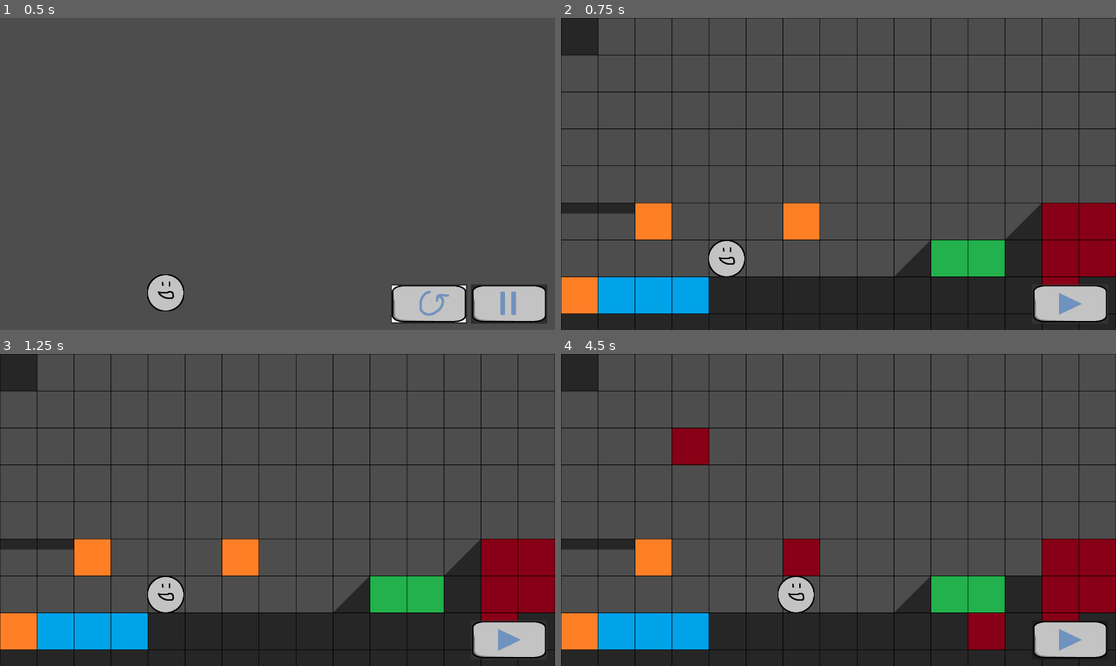
Above: before the commit, frames 1-4 (two rows, left to right).
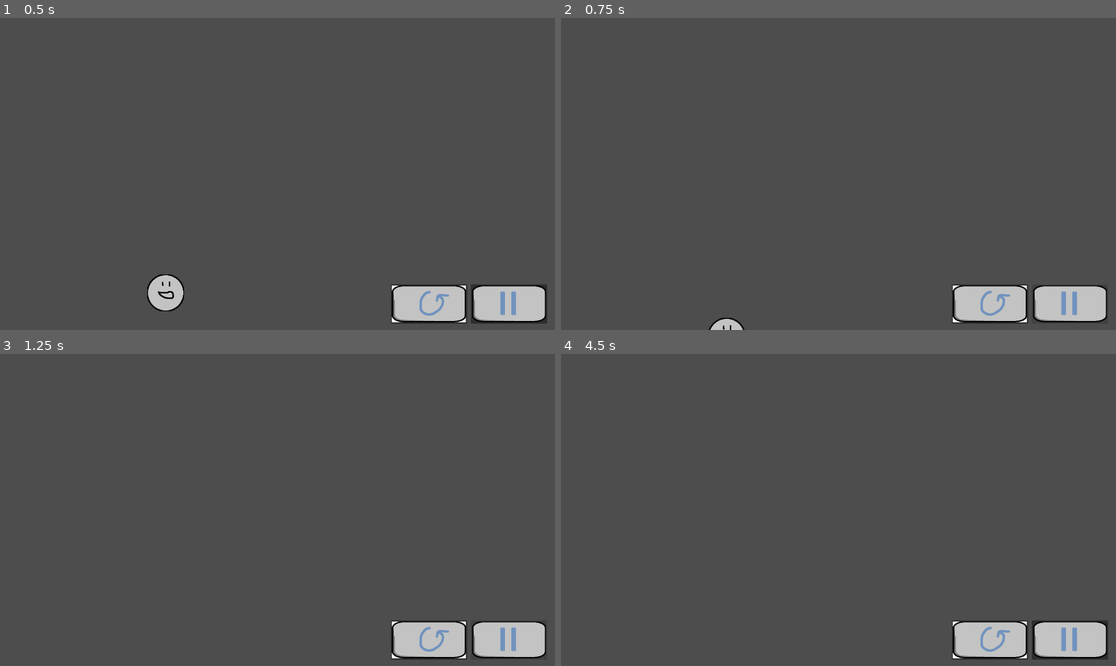
Above: after the commit, the same moments.

Repository: superwhack/levelsmith-platformer
Game: Godot game, scene res://Scenes/PlayScene.tscn
Two runs of this game, one before a commit and one after it. Both use one fixed random seed, a clock stepped at 60 frames per second and the inputs below. This scene is started directly instead of the project's main scene.
Inputs (mouse positions are in pixels of both pictures, inside the frame that each line leads up to):
- Up to frame 1 (0.5 s): no input
- Up to frame 2 (0.75 s): click (1071, 305) at 0.5 s
- Up to frame 3 (1.25 s): no input
- Up to frame 4 (4.5 s): click (1071, 641) at 1.27 s; click (988, 641) at 2.02 s; tap Enter at 2.75 s; move the mouse to (810, 572) at 2.77 s; press the mouse at (810, 572) at 2.78 s; hold Right (right) 2.78-4.28 s; tap Space (jump) at 3.02, 3.77 s; move the mouse to (1005, 556) at 3.52 s; release the mouse at (1005, 556) at 3.53 s; right-click (1005, 556) at 3.6 s; move the mouse to (672, 463) at 4.27 s; press the mouse at (672, 463) at 4.28 s; hold Left (left) from 4.28 s (still down)

Frame 1 is identical in both runs. In frame 2, 28% of the frame differs, in the area x 0-100%, y 0-100%; in frame 3, 28%; in frame 4, 29%.
Error after the commit: Invalid access to property or key 'position' on a base object of type 'Nil'. (res://Scripts/GameManager.gd:32)

Commit message:
Created states as scenes, implemented transitions accordingly

Diff:
--- a/levelsmith-platformer/Scenes/EditingState.tscn
+++ b/levelsmith-platformer/Scenes/EditingState.tscn
@@ -1,14 +1,16 @@
-[gd_scene format=4 uid="uid://caq0xpjy4ivf0"]
+[gd_scene format=4 uid="uid://dgg6vutiewgw2"]
 
 [ext_resource type="Script" uid="uid://j3321yekjhij" path="res://Scripts/EditorManager.gd" id="1_3goer"]
-[ext_resource type="Texture2D" uid="uid://bb7ntbfefykop" path="res://Assets/Sprites/Tiles/Solid.png" id="2_coe6j"]
-[ext_resource type="Texture2D" uid="uid://wm003qlxb4yh" path="res://Assets/Sprites/Tiles/Death.png" id="3_73dr1"]
-[ext_resource type="Texture2D" uid="uid://0ytag227enwn" path="res://Assets/Sprites/Tiles/Ice.png" id="4_l8xcd"]
-[ext_resource type="Texture2D" uid="uid://dmxmkfoute7gj" path="res://Assets/Sprites/Tiles/OneWay.png" id="5_0tui6"]
+[ext_resource type="Texture2D" uid="uid://bb7ntbfefykop" path="res://Assets/Sprites/Tiles/solid.png" id="2_coe6j"]
+[ext_resource type="Texture2D" uid="uid://wm003qlxb4yh" path="res://Assets/Sprites/Tiles/death.png" id="3_73dr1"]
+[ext_resource type="Texture2D" uid="uid://0ytag227enwn" path="res://Assets/Sprites/Tiles/ice.png" id="4_l8xcd"]
+[ext_resource type="Texture2D" uid="uid://dmxmkfoute7gj" path="res://Assets/Sprites/Tiles/oneway.png" id="5_0tui6"]
 [ext_resource type="Texture2D" uid="uid://6bkm68b4v1w3" path="res://Assets/Sprites/Tiles/Sticky.png" id="6_wnpog"]
-[ext_resource type="Texture2D" uid="uid://cw3was5c5db7p" path="res://Assets/Sprites/Tiles/Bounce.png" id="7_qlwba"]
-[ext_resource type="Texture2D" uid="uid://dhaaqxr1wx2qb" path="res://Assets/Sprites/Tiles/Slope.png" id="8_g86xp"]
+[ext_resource type="Texture2D" uid="uid://cw3was5c5db7p" path="res://Assets/Sprites/Tiles/bounce.png" id="7_qlwba"]
+[ext_resource type="Texture2D" uid="uid://dhaaqxr1wx2qb" path="res://Assets/Sprites/Tiles/slope.png" id="8_g86xp"]
 [ext_resource type="Texture2D" uid="uid://cwhg3tjyytxee" path="res://Assets/Sprites/Tiles/GridLine.png" id="9_2u2e6"]
+[ext_resource type="Texture2D" uid="uid://4a45jwvowkli" path="res://Assets/Sprites/UI/play.png" id="10_njgpr"]
+[ext_resource type="Script" uid="uid://kl326f6vn6r8" path="res://Scripts/SceneSwap.gd" id="11_klveo"]
 
 [sub_resource type="TileSetAtlasSource" id="TileSetAtlasSource_rjqkl"]
 texture = ExtResource("2_coe6j")
@@ -135,3 +137,12 @@
 
 [node name="PreviewTile" type="TileMapLayer" parent="." unique_id=1302011485]
 tile_set = SubResource("TileSet_d2bti")
+
+[node name="PlayButton" type="Button" parent="." unique_id=745550610]
+offset_left = 1629.0
+offset_top = 922.0
+offset_right = 1893.0
+offset_bottom = 1058.0
+action_mode = 0
+icon = ExtResource("10_njgpr")
+script = ExtResource("11_klveo")
--- /dev/null
+++ b/levelsmith-platformer/Scenes/MasterManager.tscn
@@ -0,0 +1,21 @@
+[gd_scene format=3 uid="uid://bm5w14jlbl37k"]
+
+[ext_resource type="Script" uid="uid://bl06idiv62yg6" path="res://Scripts/MasterManager.gd" id="1_3ngsi"]
+[ext_resource type="PackedScene" uid="uid://dgg6vutiewgw2" path="res://Scenes/EditingState.tscn" id="2_430ed"]
+[ext_resource type="PackedScene" uid="uid://dtt02avvdvee" path="res://Scenes/PlayState.tscn" id="3_knx5t"]
+
+[node name="MasterManager" type="Node2D" unique_id=629421629 node_paths=PackedStringArray("editorManager", "gameManager")]
+script = ExtResource("1_3ngsi")
+editorManager = NodePath("EditorManager")
+gameManager = NodePath("GameManager")
+
+[node name="EditorManager" parent="." unique_id=2045534837 instance=ExtResource("2_430ed")]
+
+[node name="GameManager" parent="." unique_id=344859815 instance=ExtResource("3_knx5t")]
+visible = false
+
+[connection signal="pressed" from="EditorManager/PlayButton" to="." method="play"]
+[connection signal="pressed" from="GameManager/PauseButton" to="." method="edit"]
+
+[editable path="EditorManager"]
+[editable path="GameManager"]
--- /dev/null
+++ b/levelsmith-platformer/Scenes/PlayState.tscn
@@ -0,0 +1,45 @@
+[gd_scene format=3 uid="uid://dtt02avvdvee"]
+
+[ext_resource type="Script" uid="uid://8q4evvrox3yi" path="res://Scripts/GameManager.gd" id="1_habuo"]
+[ext_resource type="Texture2D" uid="uid://bhcwugkxroj6k" path="res://Assets/Sprites/UI/pause.png" id="2_ym18m"]
+[ext_resource type="Script" uid="uid://kl326f6vn6r8" path="res://Scripts/SceneSwap.gd" id="3_4i4ea"]
+[ext_resource type="Texture2D" uid="uid://vxojf41vtsbg" path="res://Assets/Sprites/UI/reset.png" id="4_x53pn"]
+[ext_resource type="Script" uid="uid://d11oqcc1xaqai" path="res://Scripts/Player.gd" id="5_o46cv"]
+[ext_resource type="Texture2D" uid="uid://dglp6ibcolk70" path="res://Assets/Sprites/Entities/dude.png" id="6_4pdbi"]
+
+[sub_resource type="CircleShape2D" id="CircleShape2D_2riqt"]
+
+[node name="GameManager" type="Node2D" unique_id=344859815 node_paths=PackedStringArray("player")]
+script = ExtResource("1_habuo")
+player = NodePath("CharacterBody2D")
+
+[node name="PauseButton" type="Button" parent="." unique_id=1339685622]
+offset_left = 1629.0
+offset_top = 922.0
+offset_right = 1893.0
+offset_bottom = 1058.0
+action_mode = 0
+icon = ExtResource("2_ym18m")
+script = ExtResource("3_4i4ea")
+
+[node name="ResetButton" type="Button" parent="." unique_id=1815887631]
+offset_left = 1352.0
+offset_top = 922.0
+offset_right = 1616.0
+offset_bottom = 1058.0
+action_mode = 0
+icon = ExtResource("4_x53pn")
+script = ExtResource("3_4i4ea")
+
+[node name="CharacterBody2D" type="CharacterBody2D" parent="." unique_id=887863704]
+position = Vector2(573, 833)
+script = ExtResource("5_o46cv")
+
+[node name="CollisionShape2D" type="CollisionShape2D" parent="CharacterBody2D" unique_id=1980476327]
+scale = Vector2(6.3, 6.3)
+shape = SubResource("CircleShape2D_2riqt")
+
+[node name="Sprite2D" type="Sprite2D" parent="CharacterBody2D" unique_id=509343174]
+texture = ExtResource("6_4pdbi")
+
+[connection signal="pressed" from="ResetButton" to="." method="reset"]
--- a/levelsmith-platformer/Scripts/GameManager.gd
+++ b/levelsmith-platformer/Scripts/GameManager.gd
@@ -9,6 +9,10 @@
 var playState := PlayState.PLAY;
 var goalReached := false;
 
+# Player starting values
+@export var player: CharacterBody2D;
+var playerStartingPosition: Vector2;
+
 # When pause is pressed, flip the current state
 func pause_pressed() -> void:
 	if playState == PlayState.PAUSE:
@@ -18,11 +22,14 @@
 		get_tree().paused = true;
 		playState = PlayState.PAUSE;
 
+## Reset the play state, player position as well as all tile positions and information
 func reset() -> void:
-	get_tree().change_scene_to_file("res://Scenes/PlayScene.tscn");
+	player.position = playerStartingPosition
+	# TODO: Implement resetting of all parts of the tile map, not just the player.
 
 # Called when the node enters the scene tree for the first time.
 func _ready() -> void:
+	playerStartingPosition = player.position;
 	pass # Replace with function body.
 
 
--- a/levelsmith-platformer/Scripts/MasterManager.gd
+++ b/levelsmith-platformer/Scripts/MasterManager.gd
@@ -2,6 +2,9 @@
 
 # State variable to represent the state the game is currently in
 var state : Global.State = Global.State.PLAY;
+
+@export var editorManager : Node2D;
+@export var gameManager : Node2D;
 
 ## Swap to edit state
 func edit() -> void:
@@ -9,7 +12,8 @@
 	# Update state variable
 	state = Global.State.EDIT;
 	# Change scene to edit scene
-	get_tree().change_scene_to_file("res://Scenes/node_2d.tscn")
+	gameManager.hide();
+	editorManager.show();
 
 ## Swap to play
 func play() -> void:
@@ -17,4 +21,5 @@
 	# Update state variable
 	state = Global.State.PLAY;
 	# Change scene to play
-	get_tree().change_scene_to_file("res://Scenes/play_scene.tscn");
+	gameManager.show();
+	editorManager.hide();
Not shown: 1 places in levelsmith-platformer/Scenes/PlayScene.tscn that only renumber resources
